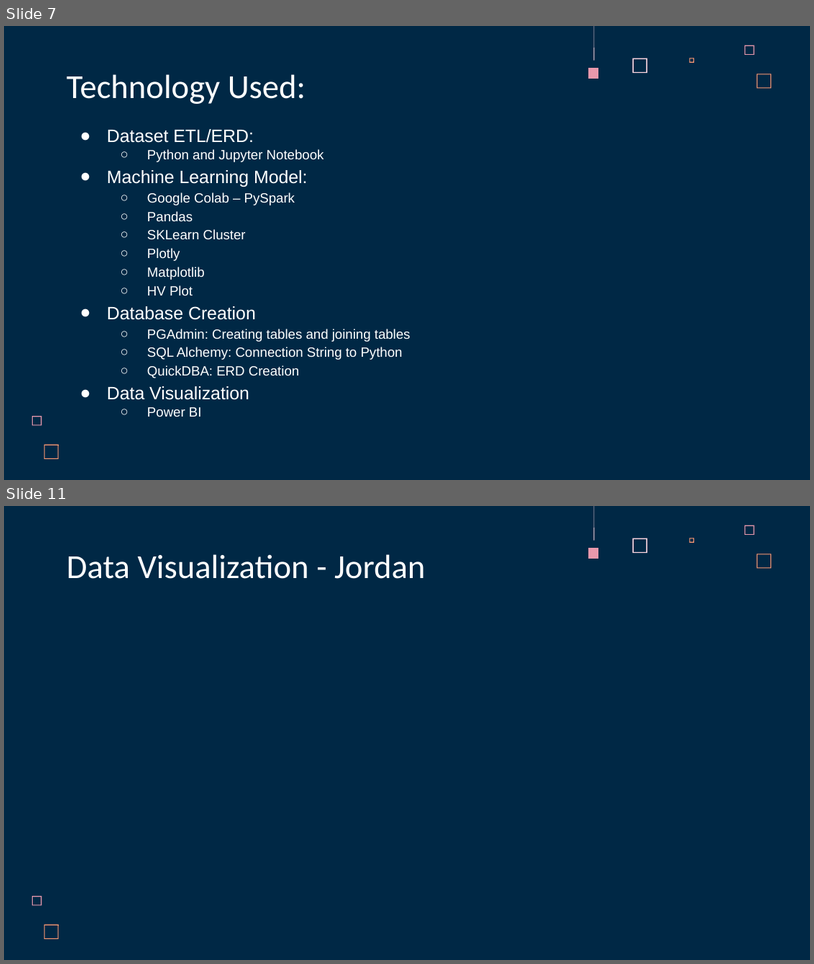
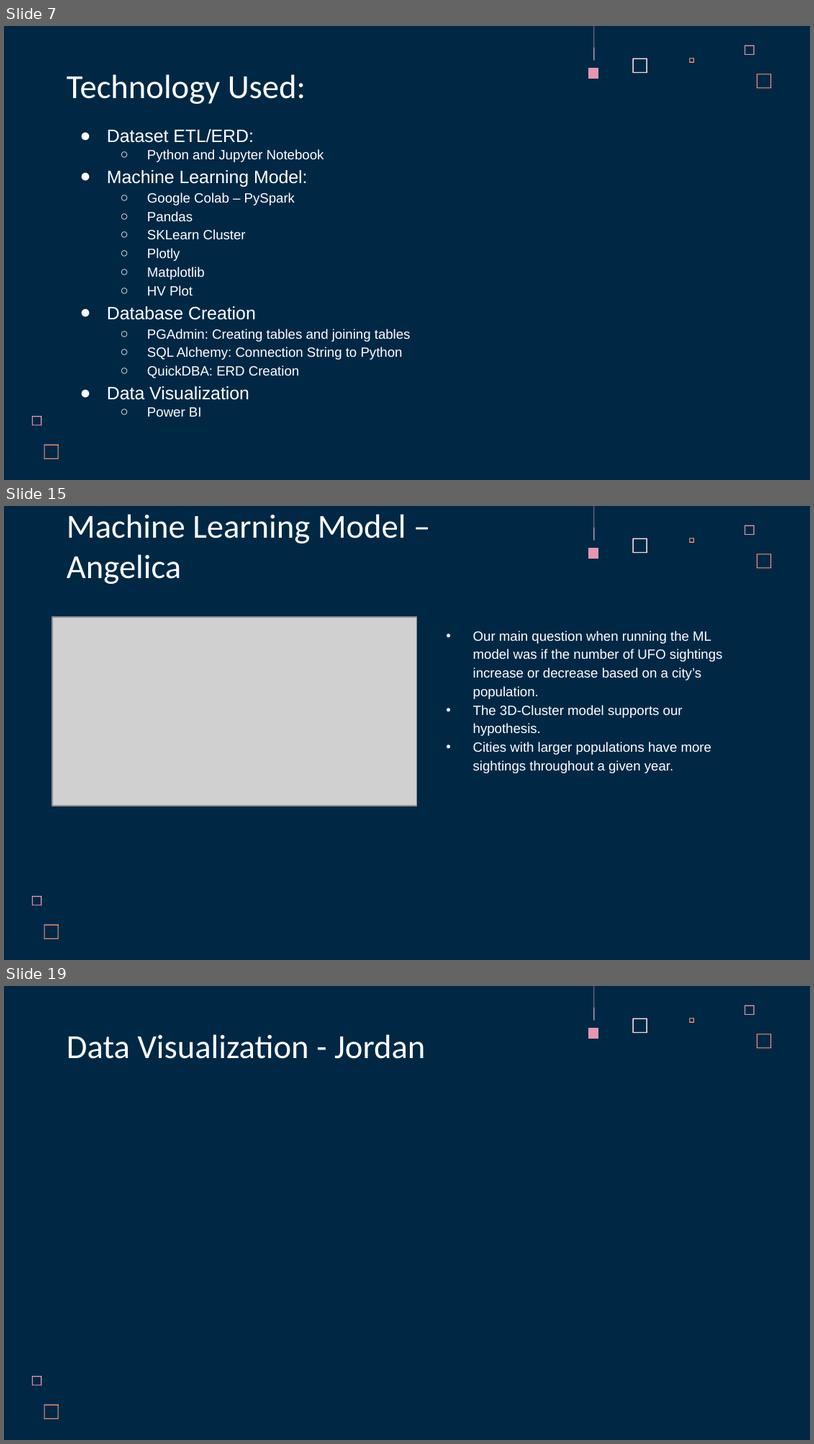
Before and after one commit to acegal1/Group1_Final_Project, a slide deck: _Group 1 Final Project Presentation - UFO Sightings in Arizona.pptx. Shown one above the other, each under a label of ours: slides 7 and 11 before the commit, slides 7, 15 and 19 after it; the slides between them are not shown. The pictures are 814x964 and 814x1444 pixels, drawn with LibreOffice and Linux fonts; fonts in the diff are those of the drawing; grey boxes stand for pictures. Boxes give left, top, right and bottom in pixels: in the first picture for what was removed or moved away, otherwise in the second. Text is boxed around its words. In the diff, an @@ line names an element or a change of style, - is before the commit and + after.

```diff
--- a/_Group 1 Final Project Presentation - UFO Sightings in Arizona.pptx
+++ b/_Group 1 Final Project Presentation - UFO Sightings in Arizona.pptx
@@ slide 15 added at [4,506,810,960], background #002845; not listed: 8 template elements that a slide beside it also shows @@
@@ title added at [67,514,406,584], 30 pt, text #FFFFFF @@
+Machine Learning Model – Angelica
@@ picture added at [52,616,417,806] @@
@@ text added at [473,631,723,773], 12 pt, text #FFFFFF @@
+• Our main question when running the ML model was if the number of UFO sightings increase or decrease based on a city’s population.
+• The 3D-Cluster model supports our hypothesis.
+• Cities with larger populations have more sightings throughout a given year.
@@ what was slide 11 is now slide 19 @@
```
Also in this commit, not shown: 2 slides changed, 8 other slides added, 1 slide removed.
